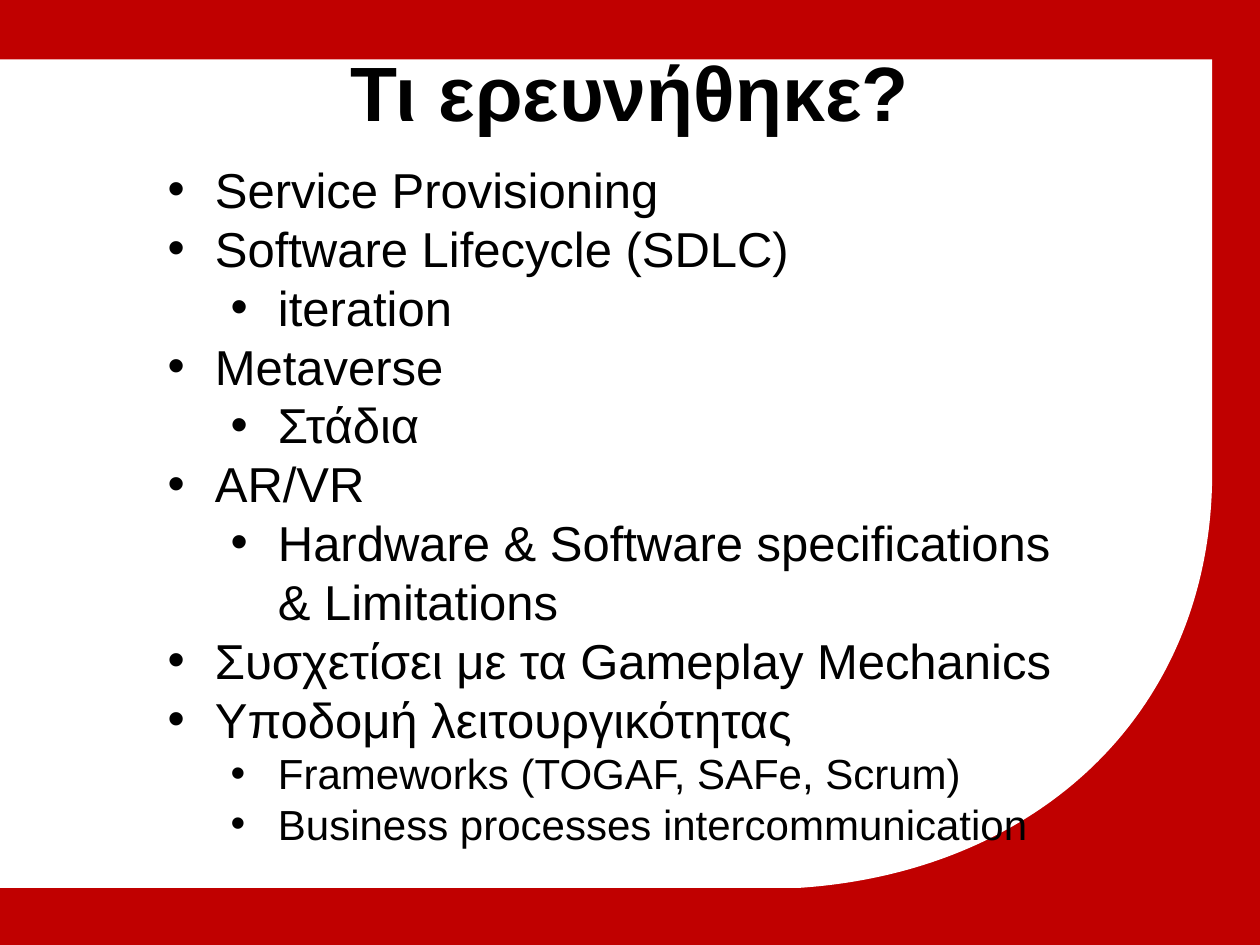
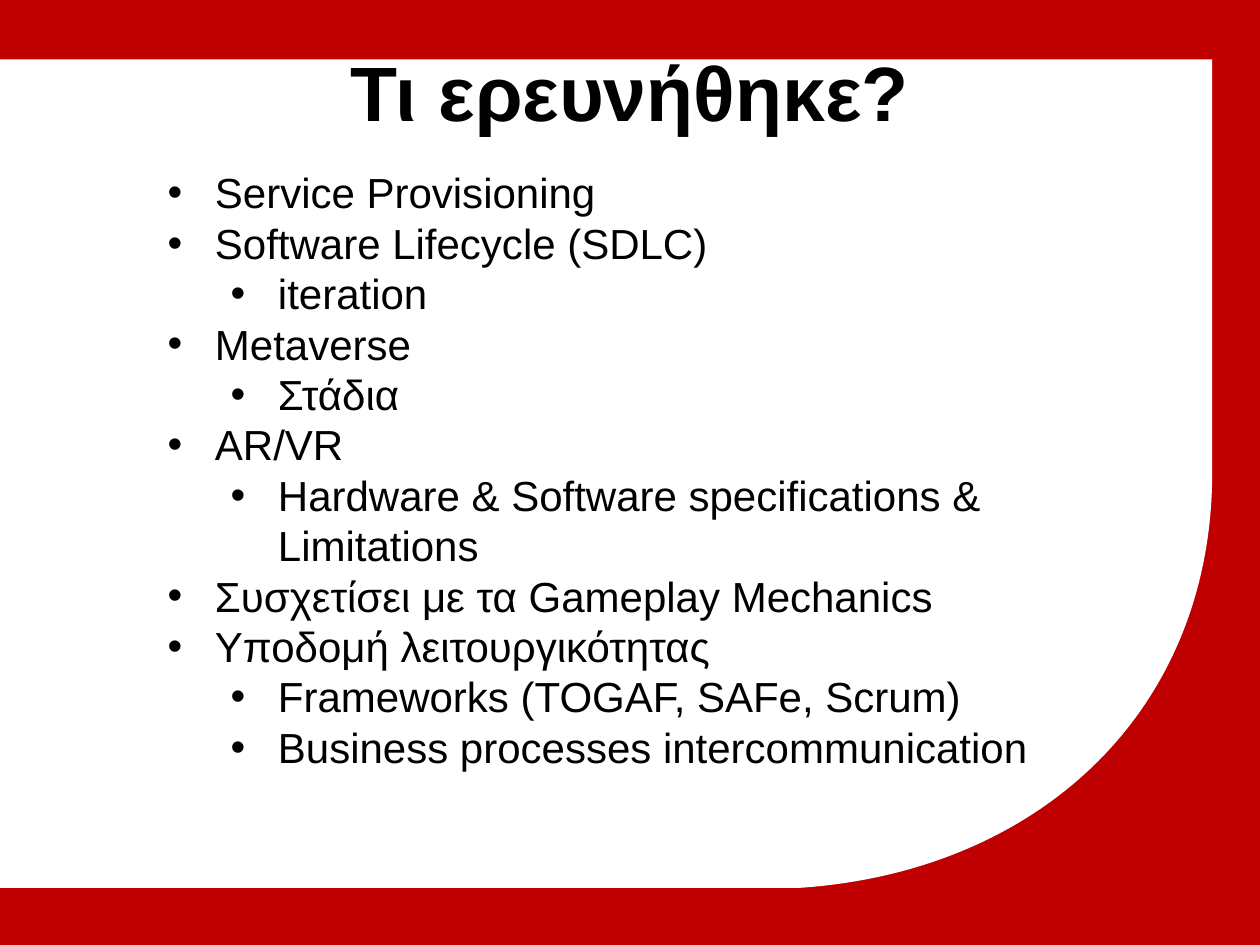
Before and after one commit to michailmarkou1995/BSc-Computer-Science-Projects, a slide deck: slide 13 of MENTAL WEALTH PROFESSIONAL LIFE 3 (PROJECT) (CN6000)/Research_Thesis_Main/Μητροπολιτικό Κολλέγιο_ΣΕΚΦ[Μιχαηλ Μαρκου] Advanced multiplayer game mechanics.pptx. Drawn at 1260x945 pixels with LibreOffice and Linux fonts; fonts in the diff are those of the drawing; background and template pictures are left out. Boxes give left, top, right and bottom in pixels: in the first picture for what was removed or moved away, otherwise in the second. Text is boxed around its words. In the diff, an @@ line names an element or a change of style, - is before the commit and + after.

```diff
--- a/MENTAL WEALTH PROFESSIONAL LIFE 3 (PROJECT) (CN6000)/Research_Thesis_Main/Μητροπολιτικό Κολλέγιο_ΣΕΚΦ[Μιχαηλ Μαρκου] Advanced multiplayer game mechanics.pptx
+++ b/MENTAL WEALTH PROFESSIONAL LIFE 3 (PROJECT) (CN6000)/Research_Thesis_Main/Μητροπολιτικό Κολλέγιο_ΣΕΚΦ[Μιχαηλ Μαρκου] Advanced multiplayer game mechanics.pptx
@@ text at (215, 177, 941, 671): size 28 to 24 pt in "Service Provisioning", "Software Lifecycle (SDLC)", "iteration", "Metaverse" and 5 more places @@
```
Also in this commit, not shown: 1 other slide changed.
